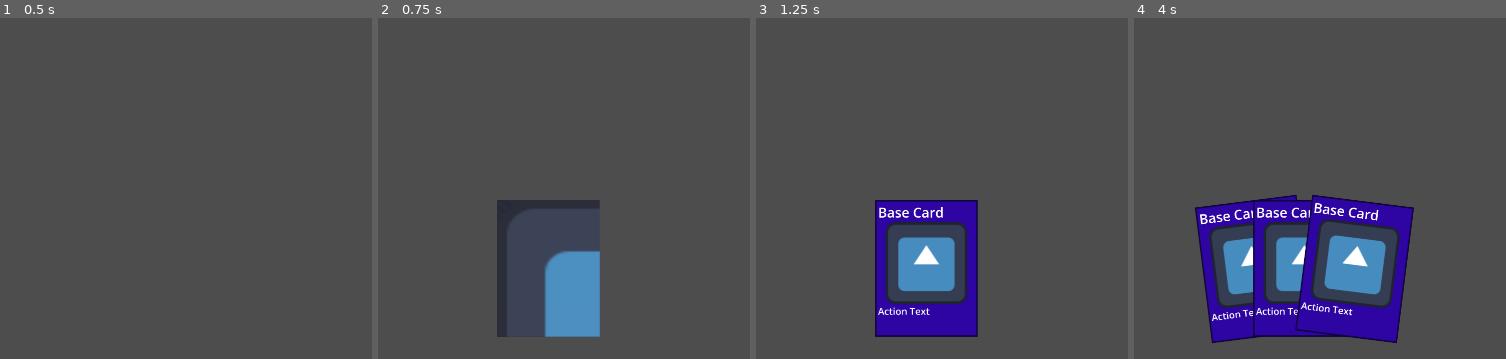
Above: before the commit, frames 1-4 (left to right).
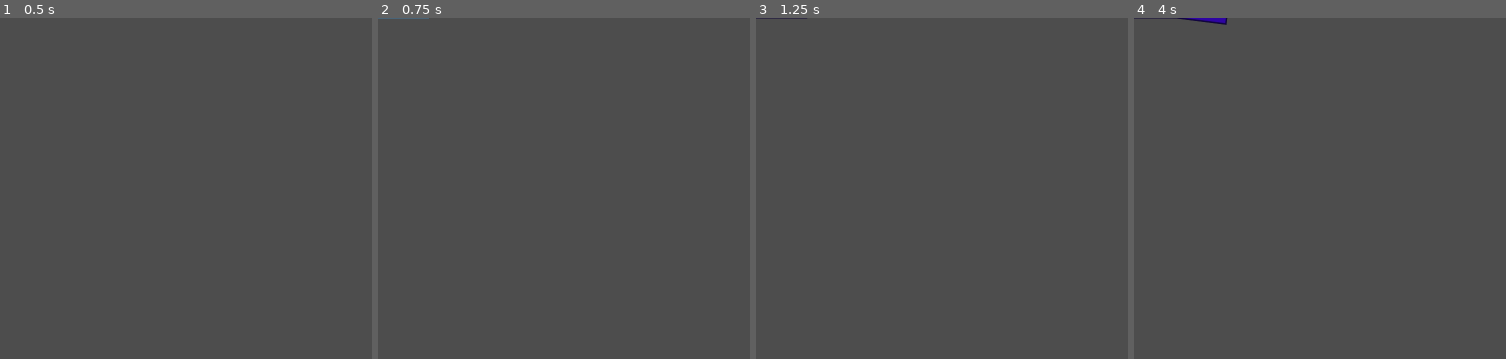
Above: after the commit, the same moments.

Repository: MamaDespik/GGJ-1
Game: Godot game, scene res://Cards/hand.tscn
The game is run twice, just before and just after one commit, with the same random seed, the same clock (stepped at 60 frames per second) and the same inputs. This scene is started directly instead of the project's main scene. The engine's default icon, where the game draws it, is replaced by a stand-in: a white triangle on a blue panel in a dark square.
Inputs (mouse positions are in pixels of both pictures, inside the frame that each line leads up to):
- Up to frame 1 (0.5 s): no input
- Up to frame 2 (0.75 s): tap Enter (ui_accept) at 0.5 s; move the mouse to (outside the picture) at 0.52 s; press the mouse at (outside the picture) at 0.53 s; hold D (move_right) from 0.53 s (still down)
- Up to frame 3 (1.25 s): keep holding D (move_right); tap Enter (ui_accept) at 0.77 s
- Up to frame 4 (4 s): tap Enter (ui_accept) at 1.25, 1.52, 3.02, 3.77 s; move the mouse to (1375, 266) at 1.27 s; release D (move_right) at 1.28 s; release the mouse at (1375, 266) at 1.28 s; hold S (move_down) 1.28-2.03 s; tap Mouse wheel up (change_highlight_left) at 1.35 s; click (1375, 266) at 1.55 s; move the mouse to (outside the picture) at 2.02 s; hold D (move_right) 2.03-2.78 s; hold Mouse wheel down (change_highlight_right) 2.03-2.78 s; click (outside the picture) at 2.3 s; move the mouse to (1494, 331) at 2.77 s; hold W (move_up) 2.78-3.53 s; click (1494, 331) at 2.85 s; move the mouse to (outside the picture) at 3.52 s; press the mouse at (outside the picture) at 3.53 s; hold A (move_left) from 3.53 s (still down)

Frame 1 is identical in both runs. In frame 2, 5.6% of the frame differs, in the area x 0-60%, y 0-94%; in frame 3, 9.1%; in frame 4, 18%, in the area x 0-76%, y 0-96%.

Commit message:
Card Discarding

Diff:
--- a/godovelopment-game-jam-1/Cards/card.gd
+++ b/godovelopment-game-jam-1/Cards/card.gd
@@ -25,6 +25,9 @@
 	if event.is_action_pressed("select"):
 		if is_highlighted:
 			use()
+	if event.is_action_pressed("cancel"):
+		if is_highlighted:
+			discard()
 	return
 
 func flip():
@@ -37,6 +40,12 @@
 	return
 
 func use():
+	dehighlight()
+	#TODO Do Action
+	used.emit(self)
+	return
+
+func discard():
 	dehighlight()
 	used.emit(self)
 	return
--- a/godovelopment-game-jam-1/Cards/card_pile.gd
+++ b/godovelopment-game-jam-1/Cards/card_pile.gd
@@ -16,7 +16,9 @@
 	for child in get_children():
 		remove_child(child)
 	for i in range(cards.size(),0, -1):
-		cards[i-1].position = position + ((i-1) * Vector2(offset, offset))
+		var tween:Tween = create_tween()
+		tween.tween_property(cards[i-1], "position", position + ((i-1) * Vector2(offset, offset)), .2)
+		#cards[i-1].position = position + ((i-1) * Vector2(offset, offset))
 		add_child(cards[i-1])
 		cards[i-1].dehighlight()
 	return
--- a/godovelopment-game-jam-1/Cards/hand.gd
+++ b/godovelopment-game-jam-1/Cards/hand.gd
@@ -7,7 +7,7 @@
 var cards:Array[Card]
 var highlight_index:int = -1
 
-signal card_played(card:Card)
+signal card_removed(card:Card)
 signal empty
 
 func _ready() -> void:
@@ -43,7 +43,7 @@
 
 func add_card(card:Card):
 	cards.append(card)
-	card.used.connect(_on_card_used)
+	card.used.connect(_on_card_removed)
 	update_hand()
 	return
 
@@ -52,6 +52,7 @@
 		cards.erase(card)
 	if get_children().has(card):
 		remove_child(card)
+	card_removed.emit(card)
 	if cards.size() < 1:
 		empty.emit()
 	update_hand()
@@ -63,7 +64,6 @@
 	cards[highlight_index].highlight()
 	return
 
-func _on_card_used(card:Card):
+func _on_card_removed(card:Card):
 	remove_card(card)
-	card_played.emit(card)
 	return
--- a/godovelopment-game-jam-1/Cards/hand.tscn
+++ b/godovelopment-game-jam-1/Cards/hand.tscn
@@ -3,5 +3,4 @@
 [ext_resource type="Script" uid="uid://dnbypn1p6yh36" path="res://Cards/hand.gd" id="1_cexud"]
 
 [node name="Hand" type="Node2D"]
-position = Vector2(409, 382)
 script = ExtResource("1_cexud")
